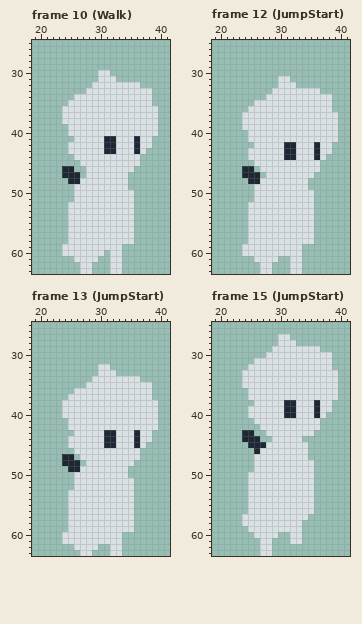
Pixel-art file, stored at Assets/!aseprite/player.aseprite. Above is the file before it was changed.
64x64 pixels, 26 frames. Shown: frame 10 (Walk): x 19..41, y 25..63; frame 12 (JumpStart): x 19..41, y 25..63; frame 13 (JumpStart): x 19..41, y 25..63; frame 15 (JumpStart): x 19..41, y 25..63. The commit also changed other frames, which this record leaves out.
After the commit:
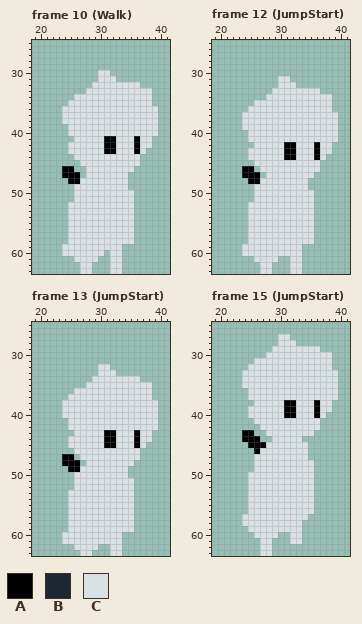
Palette (. is transparent): A #000000  B #1e2734  C #dae1e5
From old to new:
--- frame 10 (Walk)
@@ x 19..41 @@
 40 ......CCCCCCCCCCCCCCC..
-41 .......CCCCCBBCCCBCC...
-42 ......CCCCCCBBCCCBCC...
-43 ......CCCCCCBBCCCBC....
+41 .......CCCCCAACCCACC...
+42 ......CCCCCCAACCCACC...
+43 ......CCCCCCAACCCAC....
 44 .......CCCCCCCCCCC.....
 45 ........CCCCCCCCCC.....
-46 .....BB..CCCCCCCC......
-47 .....BBB.CCCCCCC.......
-48 ......BBCCCCCCCC.......
+46 .....AA..CCCCCCCC......
+47 .....AAA.CCCCCCC.......
+48 ......AACCCCCCCC.......
 49 .......CCCCCCCCC.......
--- frame 12 (JumpStart)
@@ x 19..41 @@
 41 ......CCCCCCCCCCCCCCC..
-42 .......CCCCCBBCCCBCC...
-43 ......CCCCCCBBCCCBCC...
-44 ......CCCCCCBBCCCBC....
+42 .......CCCCCAACCCACC...
+43 ......CCCCCCAACCCACC...
+44 ......CCCCCCAACCCAC....
 45 .......CCCCCCCCCCC.....
-46 .....BB.CCCCCCCCCC.....
-47 .....BBB.CCCCCCCC......
-48 ......BBCCCCCCCC.......
+46 .....AA.CCCCCCCCCC.....
+47 .....AAA.CCCCCCCC......
+48 ......AACCCCCCCC.......
 49 .......CCCCCCCCC.......
--- frame 13 (JumpStart)
@@ x 19..41 @@
 42 ......CCCCCCCCCCCCCCC..
-43 .......CCCCCBBCCCBCC...
-44 ......CCCCCCBBCCCBCC...
-45 ......CCCCCCBBCCCBC....
+43 .......CCCCCAACCCACC...
+44 ......CCCCCCAACCCACC...
+45 ......CCCCCCAACCCAC....
 46 .......CCCCCCCCCCC.....
-47 .....BB.CCCCCCCCCC.....
-48 .....BBB.CCCCCCCC......
-49 ......BBCCCCCCCC.......
+47 .....AA.CCCCCCCCCC.....
+48 .....AAA.CCCCCCCC......
+49 ......AACCCCCCCC.......
 50 .......CCCCCCCCC.......
--- frame 15 (JumpStart)
@@ x 19..41 @@
 37 ......CCCCCCCCCCCCCCC..
-38 .......CCCCCBBCCCBCC...
-39 ......CCCCCCBBCCCBCC...
-40 ......CCCCCCBBCCCBC....
+38 .......CCCCCAACCCACC...
+39 ......CCCCCCAACCCACC...
+40 ......CCCCCCAACCCAC....
 41 .......CCCCCCCCCCC.....
 42 ........CCCCCCCCCC.....
-43 .....BB..CCCCCCCC......
-44 .....BBB..CCCCC........
-45 ......BBBCCCCCCC.......
-46 .......BCCCCCCCC.......
+43 .....AA..CCCCCCCC......
+44 .....AAA..CCCCC........
+45 ......AAACCCCCCC.......
+46 .......ACCCCCCCC.......
 47 .......CCCCCCCCC.......
Changed places in both pictures, as pixel boxes (x1, y1, x2, y2):
changed: (104, 136, 140, 154)
changed: (62, 166, 80, 184)
changed: (284, 142, 320, 160)
changed: (242, 166, 260, 184)
changed: (104, 430, 140, 448)
changed: (62, 454, 80, 472)
changed: (284, 400, 320, 418)
changed: (242, 430, 266, 454)
